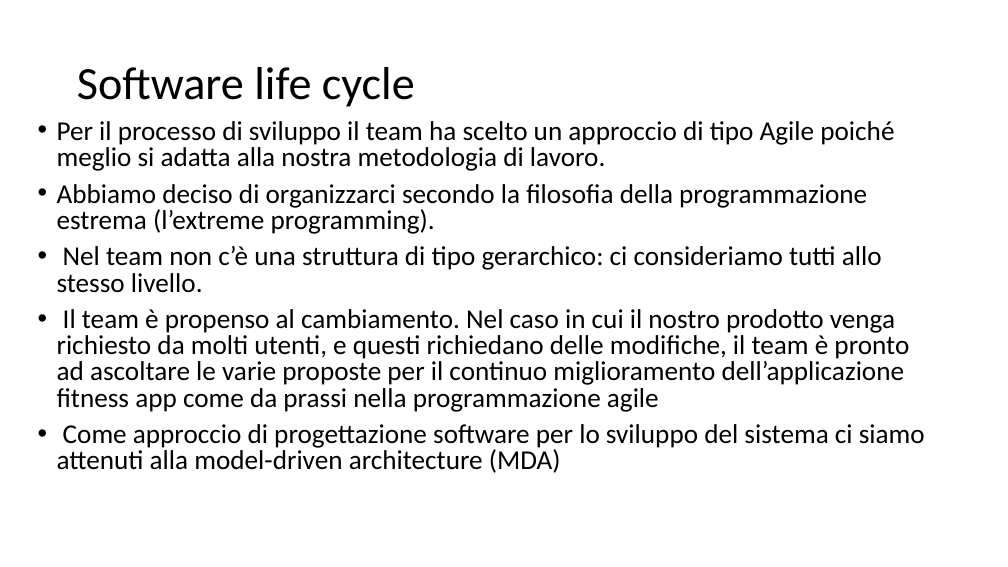
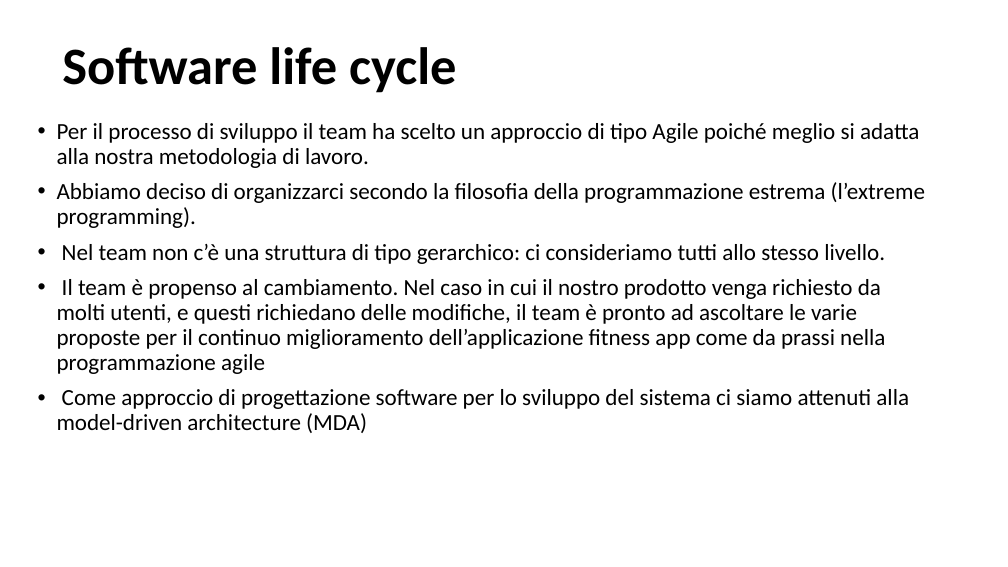
Before and after one commit to rberto4/fitnessapp_ingsw, a slide deck: slide 7 of docs/FITNESS APP (1).pptx. Drawn at 1008x567 pixels with LibreOffice and Linux fonts; fonts in the diff are those of the drawing. Boxes give left, top, right and bottom in pixels: in the first picture for what was removed or moved away, otherwise in the second. Text is boxed around its words. In the diff, an @@ line names an element or a change of style, - is before the commit and + after.

```diff
--- a/docs/FITNESS APP (1).pptx
+++ b/docs/FITNESS APP (1).pptx
@@ title "Software life cycle": place and size @@
-title "Software life cycle" at <box>77,67,415,107</box>
+title "Software life cycle" at <box>62,47,456,93</box>
@@ title "Software life cycle" at <box>62,47,456,93</box>: size 44 to 50 pt, bold on @@
@@ text "Per il processo di sviluppo ..." at <box>57,123,925,433</box>: size 25.9 to 22 pt; line spacing 0.8 to 0.9 @@
```
Also in this commit, not shown: 17 other slides changed.
